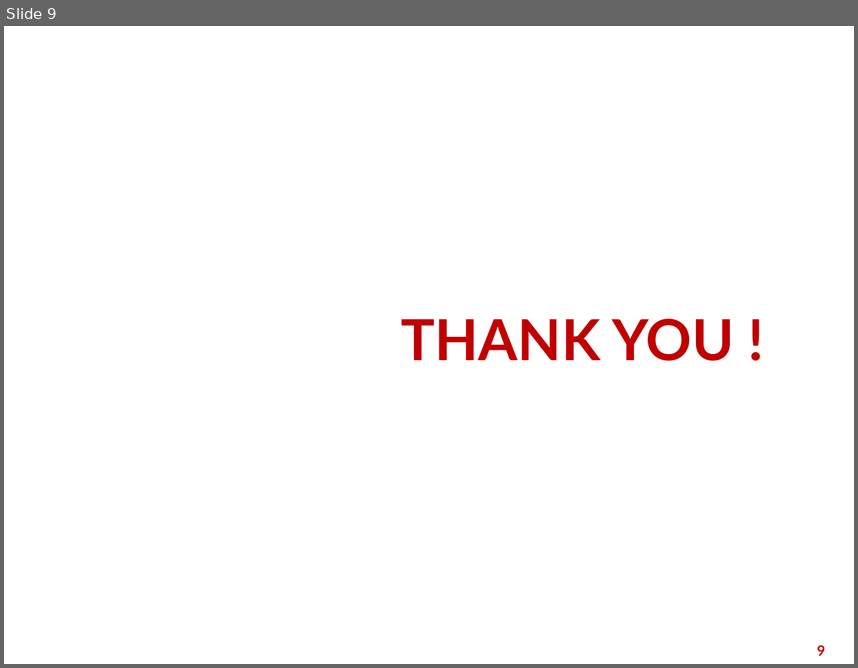
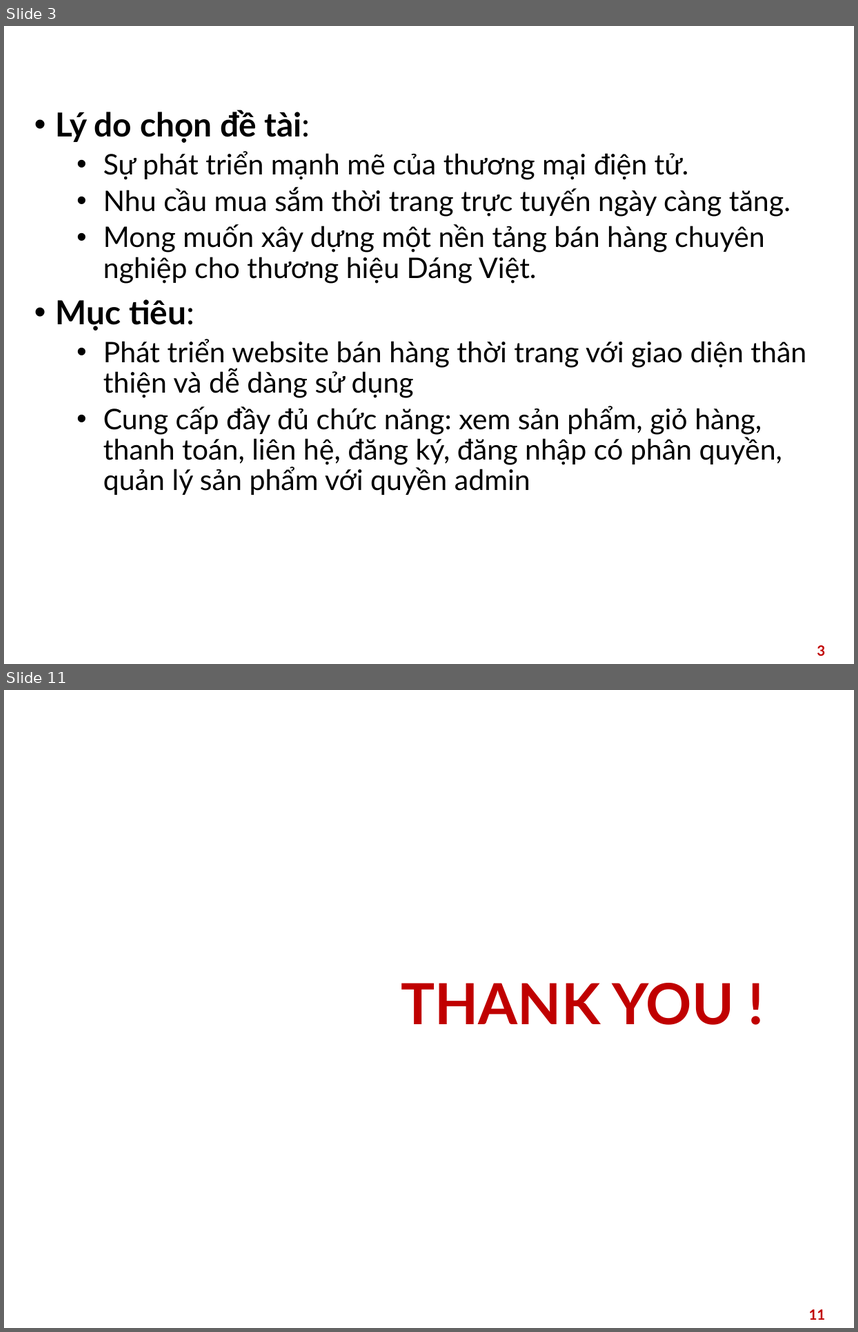
Before and after one commit to ng-ha/shop-quan-ao, a slide deck: slide-nhom-1-project-1-shop-quan-ao.pptx. Shown one above the other, each under a label of ours: slide 9 before the commit, slides 3 and 11 after it; the slides between them are not shown. The pictures are 858x668 and 858x1332 pixels, drawn with LibreOffice and Linux fonts; fonts in the diff are those of the drawing; background and template pictures are left out. Boxes give left, top, right and bottom in pixels: in the first picture for what was removed or moved away, otherwise in the second. Text is boxed around its words. In the diff, an @@ line names an element or a change of style, - is before the commit and + after.

```diff
--- a/slide-nhom-1-project-1-shop-quan-ao.pptx
+++ b/slide-nhom-1-project-1-shop-quan-ao.pptx
@@ slide 3 added at box(4, 26, 854, 664), background picture (left out) @@
@@ title added at box(56, 109, 310, 330), 28 pt, text #FFFFFF, bold @@
+Lý do chọn đề tài & Mục tiêu
@@ text added at box(103, 151, 806, 495), 24 pt, text #000000 @@
+• Lý do chọn đề tài:
+  • Sự phát triển mạnh mẽ của thương mại điện tử.
+  • Nhu cầu mua sắm thời trang trực tuyến ngày càng tăng.
+  • Mong muốn xây dựng một nền tảng bán hàng chuyên nghiệp cho thương hiệu Dáng Việt.
+• Mục tiêu:
+  • Phát triển website bán hàng thời trang với giao diện thân thiện và dễ dàng sử dụng
+  • Cung cấp đầy đủ chức năng: xem sản phẩm, giỏ hàng, thanh toán, liên hệ, đăng ký, đăng nhập có phân quyền, quản lý sản phẩm với quyền admin
@@ page number added at box(817, 645, 825, 655), 12 pt, text #C00000, bold @@
+3
@@ what was slide 9 is now slide 11 @@
@@ page number at box(809, 1309, 826, 1319): text changed @@
-9
+11
```
Also in this commit, not shown: 8 other slides added, 7 slides removed.
